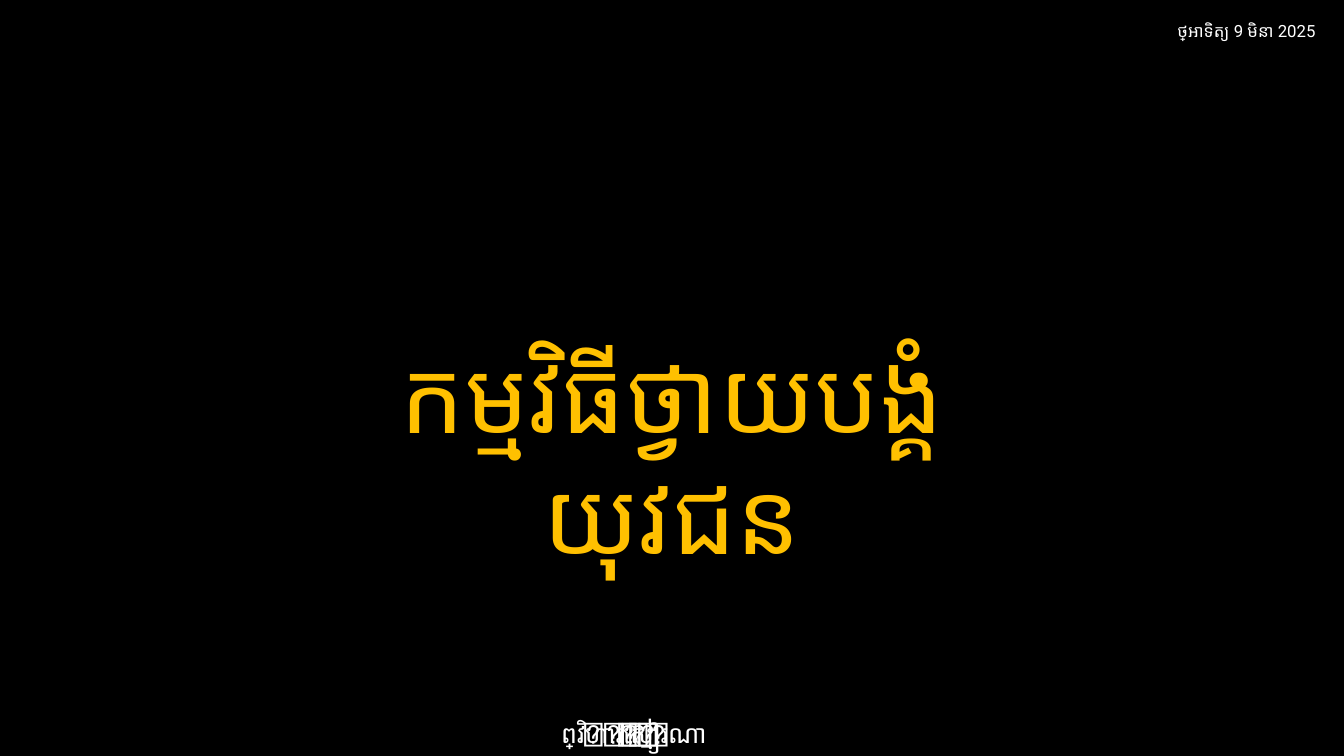
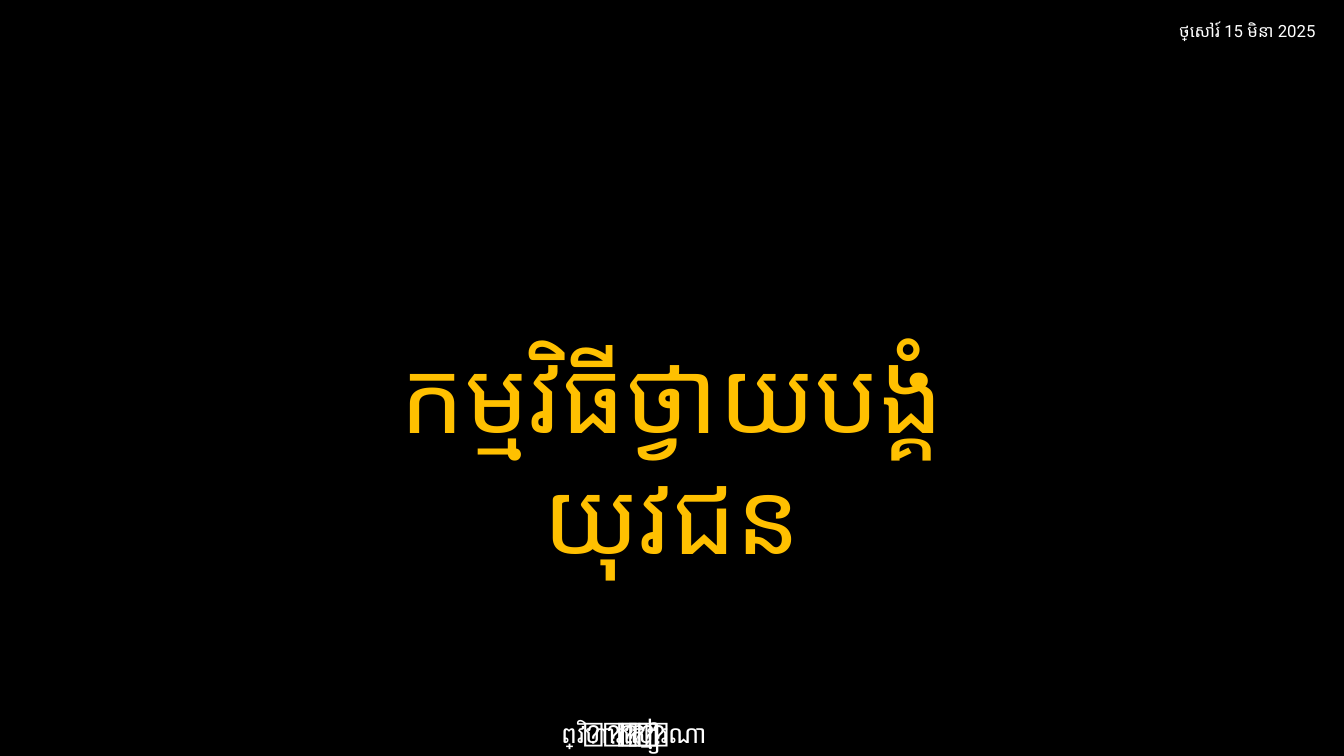
Before and after one commit to phearak2003/youth_worship, a slide deck: slide 1 of Youth Worship.pptx. Drawn at 1344x756 pixels with LibreOffice and Linux fonts; fonts in the diff are those of the drawing. Boxes give left, top, right and bottom in pixels: in the first picture for what was removed or moved away, otherwise in the second. Text is boxed around its words. In the diff, an @@ line names an element or a change of style, - is before the commit and + after.

```diff
--- a/Youth Worship.pptx
+++ b/Youth Worship.pptx
@@ text at bbox=[1179, 22, 1316, 41]: text changed @@
-ថ្ងៃអាទិត្យ 9 មិនា 2025
+ថ្ងៃសៅរ៍ 15 មិនា 2025
```
Also in this commit, not shown: 27 other slides changed, 1 slide added, 4 slides removed.
